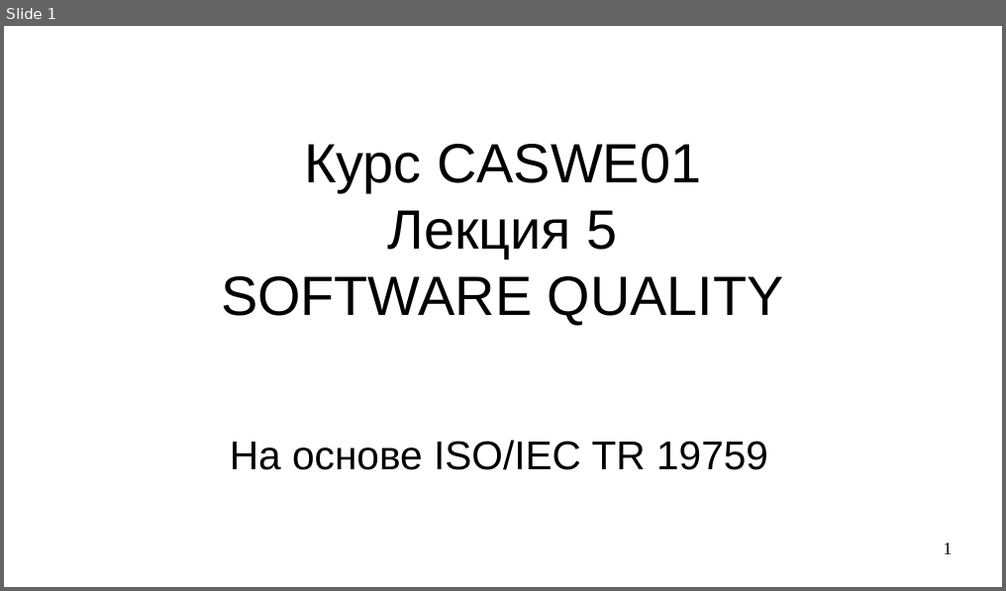
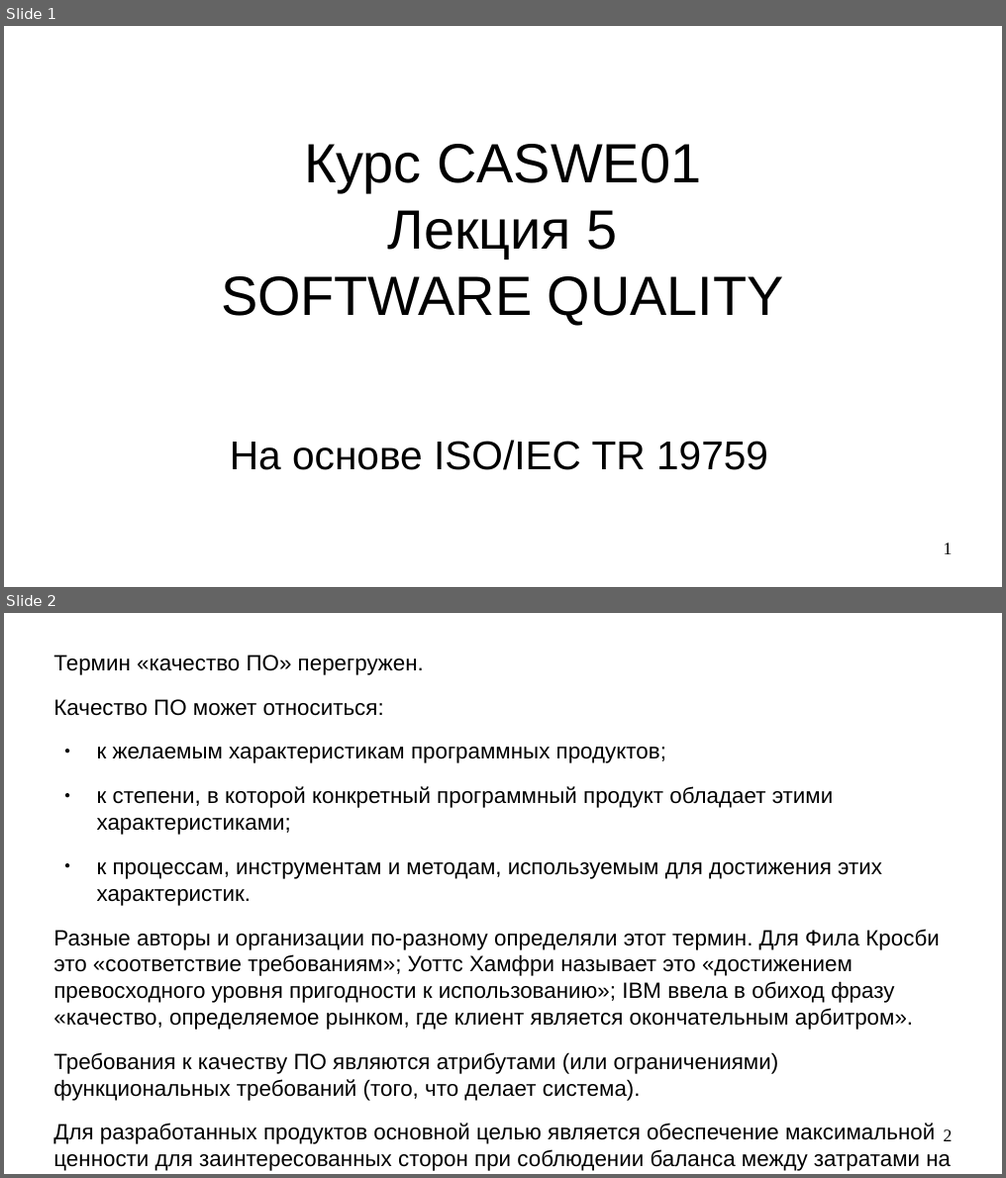
Before and after one commit to steelcraft/stud-lab, a slide deck: Лекции/CASWE01#L5.odp. Shown one above the other, each under a label of ours: slide 1 before the commit, slides 1 and 2 after it. The pictures are 1006x591 and 1006x1178 pixels, drawn with LibreOffice and Linux fonts; fonts in the diff are those of the drawing. Boxes give left, top, right and bottom in pixels: in the first picture for what was removed or moved away, otherwise in the second. Text is boxed around its words. In the diff, an @@ line names an element or a change of style, - is before the commit and + after.

Commit message:
Добавлена вводная часть

```diff
--- a/Лекции/CASWE01#L5.odp
+++ b/Лекции/CASWE01#L5.odp
@@ slide 2 added at (4,613,1002,1174), background #FFFFFF @@
@@ text added at (54,655,950,1171), 17.6 pt, text #000000 @@
+Термин «качество ПО» перегружен.
+Качество ПО может относиться:
+● к желаемым характеристикам программных продуктов;
+● к степени, в которой конкретный программный продукт обладает этими характеристиками;
+● к процессам, инструментам и методам, используемым для достижения этих характеристик.
+Разные авторы и организации по-разному определяли этот термин. Для Фила Кросби это «соответствие требованиям»; Уоттс Хамфри называет это «достижением превосходного уровня пригодности к использованию»; IBM ввела в обиход фразу «качество, определяемое рынком, где клиент является окончательным арбитром».
+Требования к качеству ПО являются атрибутами (или ограничениями) функциональных требований (того, что делает система).
+Для разработанных продуктов основной целью является обеспечение максимальной ценности для заинтересованных сторон при соблюдении баланса между затратами на разработку и графиком; иногда это характеризуется как «пригодность к использованию».
@@ page number added at (944,1130,952,1142), 14 pt, text #000000 @@
+2
```
